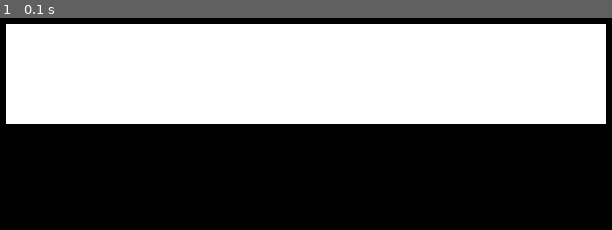
Above: before the commit, frame 1.
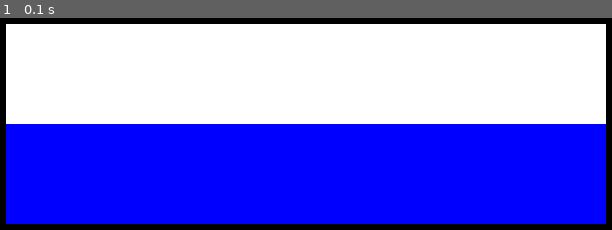
Above: after the commit, the same moment.

Repository: idastan97/PyGame-Russian-flag
Game: pygame game, started from main.py
Same seed, same stepped clock (60 frames per second), same inputs: the game is played once before the commit and once after it.
Inputs:
- Up to frame 1 (0.1 s): no input

The runs differ from the first frame. In frame 1, 46% of the frame differs, in the area x 0-100%, y 50-98%.

Commit message:
blue line added

Diff:
--- a/main.py
+++ b/main.py
@@ -9,10 +9,14 @@
 
 
 def draw():
-    line_color = pygame.Color('white')
-    line_w = 0
-    line_points = ((25, 25), (600, 100))
-    pygame.draw.rect(screen, line_color, line_points, line_w)
+    line_1_color = pygame.Color('white')
+    line_1_w = 0
+    line_1_points = ((25, 25), (600, 100))
+    pygame.draw.rect(screen, line_1_color, line_1_points, line_1_w)
+    line_2_color = pygame.Color('blue')
+    line_2_w = 0
+    line_2_points = ((25, 125), (600, 100))
+    pygame.draw.rect(screen, line_2_color, line_2_points, line_2_w)
 
 
 draw()
